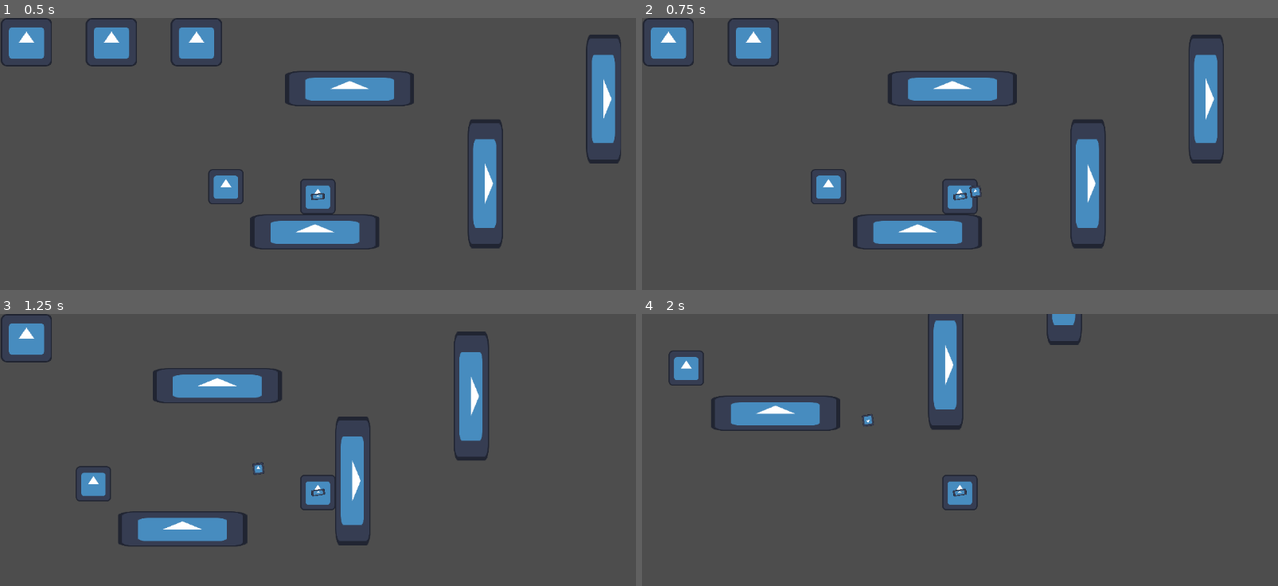
Above: before the commit, frames 1-4 (two rows, left to right).
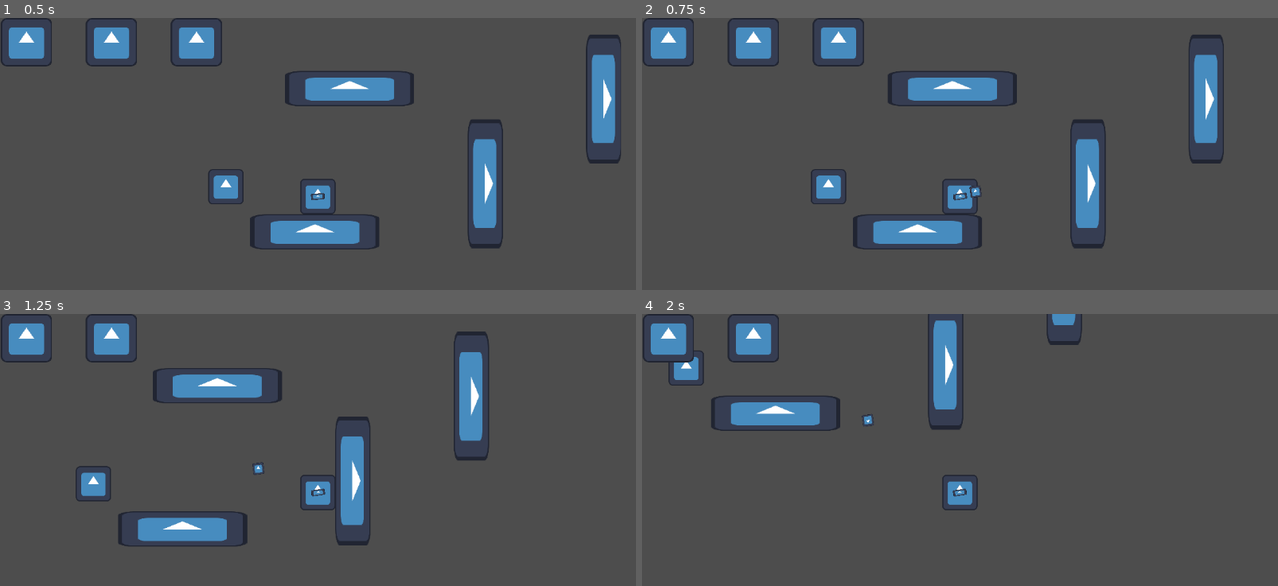
Above: after the commit, the same moments.

Repository: Sn0wy8/Haven
Game: Godot game, scene res://Scenes/main.tscn
Same seed, same stepped clock (60 frames per second), same inputs: the game is played once before the commit and once after it. The engine's default icon, where the game draws it, is replaced by a stand-in: a white triangle on a blue panel in a dark square.
Inputs (mouse positions are in pixels of both pictures, inside the frame that each line leads up to):
- Up to frame 1 (0.5 s): no input
- Up to frame 2 (0.75 s): move the mouse to (1099, 178) at 0.52 s; hold D (RIGHT) from 0.53 s (still down); click (1099, 178) at 0.6 s
- Up to frame 3 (1.25 s): keep holding D (RIGHT); tap W (UP) at 0.77 s
- Up to frame 4 (2 s): keep holding D (RIGHT); move the mouse to (832, 509) at 1.27 s; click (832, 509) at 1.35 s; tap W (UP) at 1.52 s

Frame 1 is identical in both runs. In frame 2, 0.8% of the frame differs, in the area x 26-35%, y 0-18%; in frame 3, 0.8%; in frame 4, 1.7%, in the area x 0-22%, y 0-18%.

Commit message:
I LOVE COLLISIONS

Diff:
--- /dev/null
+++ b/haven/Scenes/break_collide.gd
@@ -0,0 +1,15 @@
+class_name BreakCollide
+extends Area2D
+
+func _init() -> void:
+	collision_layer = 2
+	collision_mask = 0
+
+# Called when the node enters the scene tree for the first time.
+func _ready() -> void:
+	pass # Replace with function body.
+
+
+# Called every frame. 'delta' is the elapsed time since the previous frame.
+func _process(delta: float) -> void:
+	pass
--- a/haven/Scenes/breakable_platform.tscn
+++ b/haven/Scenes/breakable_platform.tscn
@@ -23,6 +23,6 @@
 [node name="hurtbox" type="Area2D" parent="." unique_id=137840561]
 script = ExtResource("2_t78gq")
 
-[node name="CollisionShape2D" type="CollisionShape2D" parent="hurtbox" unique_id=306751916]
+[node name="COLLIDE" type="CollisionShape2D" parent="hurtbox" unique_id=306751916]
 position = Vector2(170, -0.5)
 shape = SubResource("RectangleShape2D_t78gq")
--- a/haven/Scenes/bullet.tscn
+++ b/haven/Scenes/bullet.tscn
@@ -3,11 +3,23 @@
 [ext_resource type="Texture2D" uid="uid://uelvhslkv8pv" path="res://icon.svg" id="1_v8qja"]
 [ext_resource type="Script" uid="uid://0vj47ksbt8le" path="res://Scripts/bullet.gd" id="2_t4vbm"]
 [ext_resource type="Script" uid="uid://c53ev2josjy72" path="res://Scripts/MyHitBox.gd" id="3_ycag2"]
+[ext_resource type="Script" uid="uid://b3w58g6t4y00r" path="res://Scenes/break_collide.gd" id="4_6afsh"]
+
+[sub_resource type="Animation" id="Animation_ycag2"]
+resource_name = "remove"
+
+[sub_resource type="AnimationLibrary" id="AnimationLibrary_6afsh"]
+_data = {
+&"remove": SubResource("Animation_ycag2")
+}
 
 [sub_resource type="RectangleShape2D" id="RectangleShape2D_6afsh"]
 size = Vector2(40.00001, 42.000023)
 
 [sub_resource type="CircleShape2D" id="CircleShape2D_g4v7s"]
+radius = 20.0
+
+[sub_resource type="CircleShape2D" id="CircleShape2D_yf5fn"]
 radius = 20.0
 
 [node name="Bullet" type="CharacterBody2D" unique_id=807011515]
@@ -21,6 +33,7 @@
 
 [node name="AnimationPlayer" type="AnimationPlayer" parent="." unique_id=295394808]
 root_node = NodePath("../..")
+libraries/ = SubResource("AnimationLibrary_6afsh")
 
 [node name="DistanceTimer" type="Timer" parent="." unique_id=1743016977]
 
@@ -33,6 +46,19 @@
 scale = Vector2(0.9999995, 0.99999946)
 shape = SubResource("RectangleShape2D_6afsh")
 
-[node name="CollisionShape2D" type="CollisionShape2D" parent="." unique_id=1630953249]
+[node name="Colliding" type="CollisionShape2D" parent="." unique_id=1630953249]
 shape = SubResource("CircleShape2D_g4v7s")
 one_way_collision = true
+
+[node name="BreakCollide" type="Area2D" parent="Colliding" unique_id=2086226783]
+script = ExtResource("4_6afsh")
+
+[node name="BreakShape" type="CollisionShape2D" parent="Colliding/BreakCollide" unique_id=63777309]
+shape = SubResource("CircleShape2D_yf5fn")
+
+[node name="GraceTimer" type="Timer" parent="." unique_id=1909946771]
+wait_time = 0.2
+one_shot = true
+autostart = true
+
+[connection signal="timeout" from="GraceTimer" to="." method="_on_grace_timer_timeout"]
--- a/haven/Scenes/hurtbox.gd
+++ b/haven/Scenes/hurtbox.gd
@@ -7,6 +7,6 @@
 func _ready() -> void:
 	connect("area_entered", self._on_area_entered)
 
-func _on_area_entered(hitbox: MyHitBox) -> void:
+func _on_area_entered(hitbox: BreakCollide) -> void:
 	if hitbox != null:
 		owner.queue_free()
--- a/haven/Scripts/bullet.gd
+++ b/haven/Scripts/bullet.gd
@@ -1,9 +1,19 @@
 extends CharacterBody2D
 @onready var AnimPlayer: AnimationPlayer = $AnimationPlayer
+@onready var GraceTimer: Timer = $GraceTimer
 
 const IS_PLAYER = true
 var speed: float = 1200
 @onready var direction = Vector2(1,0).rotated(rotation)
+
+func _ready() -> void:
+	get_node("MyHitBox/CollisionShape2D").disabled = true
+	GraceTimer.start
+	print("rizz")
+
+func _on_grace_timer_timeout() -> void:
+	get_node("MyHitBox/CollisionShape2D").disabled = false
+	print("rizz")
 
 func _physics_process(delta: float) -> void:
 	var collision = move_and_collide(direction*speed*delta)
--- a/haven/Scripts/player.gd
+++ b/haven/Scripts/player.gd
@@ -28,7 +28,7 @@
 func _physics_process(delta: float) -> void:
 	velocity.x = CONST_FORWARD
 	move_and_slide()
-	print(velocity.y)
+	#print(velocity.y)
 	if not is_on_floor() and velocity.y <= MAX_Y_SPEED:
 			velocity.y += GRAVITY * delta
 			velocity.y -= velocity.y * delta
Not shown, added: haven/Scenes/break_collide.gd.uid
